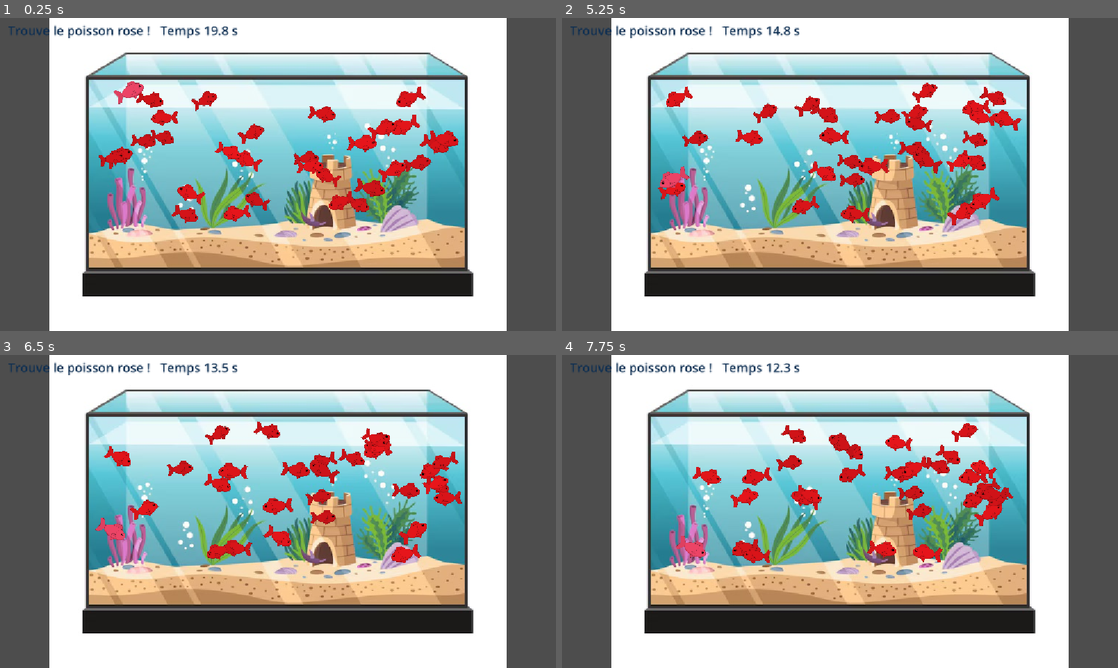
Above: before the commit, frames 1-4 (two rows, left to right).
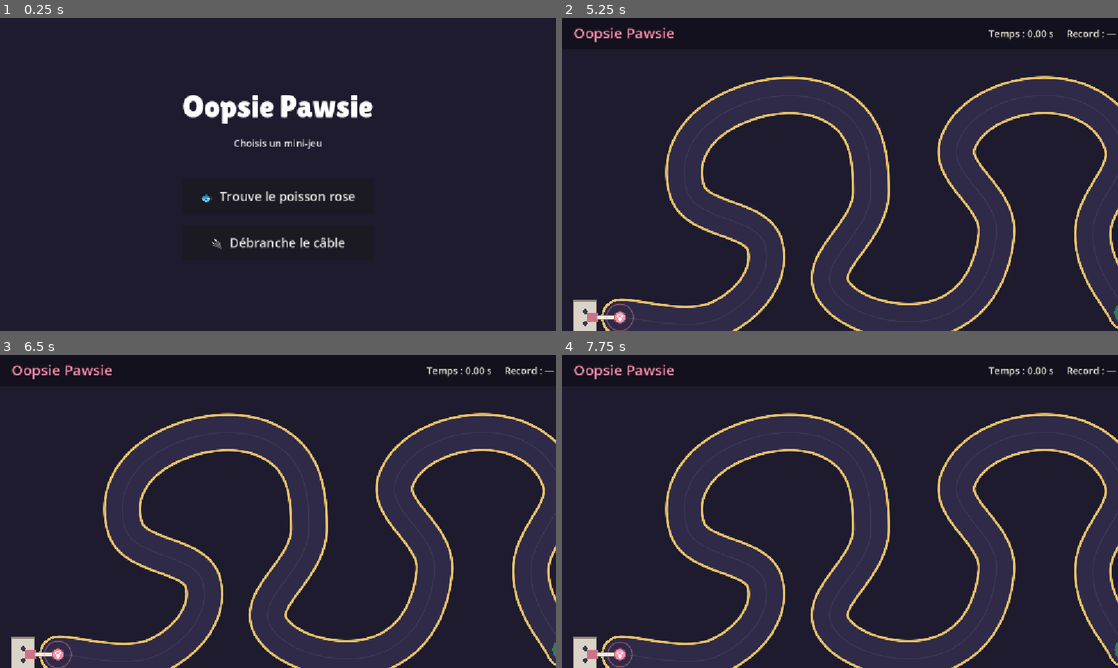
Above: after the commit, the same moments.

Repository: Tominouu/Oopsie_Pawsie
Game: Godot game, scene res://scenes/menu.tscn
The game is run twice, just before and just after one commit, with the same random seed, the same clock (stepped at 60 frames per second) and the same inputs. Before the commit the project starts from res://scenes/mini_games/scene_aquarium.tscn.
Inputs (mouse positions are in pixels of both pictures, inside the frame that each line leads up to):
- Up to frame 1 (0.25 s): no input
- Up to frame 2 (5.25 s): click (840, 196) at 0.5 s, where only the run after the commit has a clickable "🐟 Trouve le poisson rose"; tap Enter at 1.25 s; move the mouse to (962, 158) at 1.27 s; tap R at 1.35, 2.85, 4.35 s; click (962, 158) at 1.42 s; drag from (728, 190) to (812, 237) at 2.02 s; move the mouse to (895, 105) at 2.77 s; click (895, 105) at 2.92 s; drag from (812, 237) to (673, 127) at 3.52 s; move the mouse to (1006, 221) at 4.27 s; click (1006, 221) at 4.42 s; tap Escape at 4.9 s; click (840, 243) at 5 s, where only the run after the commit has a clickable "🔌 Débranche le câble"
- Up to frame 3 (6.5 s): drag from (111, 464) to (194, 433) at 5.77 s
- Up to frame 4 (7.75 s): move the mouse to (867, 511) at 6.52 s; tap R at 6.6 s; click (867, 511) at 6.67 s; drag from (756, 433) to (728, 527) at 7.27 s

The runs differ from the first frame. In frame 1, 94% of the frame differs, in the area x 0-100%, y 0-100%; in frame 2, 96%; in frame 3, 96%; in frame 4, 96%.

Commit message:
os games

Diff:
--- a/project.godot
+++ b/project.godot
@@ -11,7 +11,7 @@
 [application]
 
 config/name="Oopsie Pawsie"
-run/main_scene="res://scenes/mini_games/scene_aquarium.tscn"
+run/main_scene="res://scenes/menu.tscn"
 config/features=PackedStringArray("4.7", "GL Compatibility")
 config/icon="res://assets/sprites/icon.svg"
 
--- a/scenes/menu.tscn
+++ b/scenes/menu.tscn
@@ -1,3 +1,66 @@
 [gd_scene format=3 uid="uid://b6qussvjka7pf"]
 
-[node name="Menu" type="Node2D" unique_id=1043791573]
+[ext_resource type="Script" path="res://scripts/menu.gd" id="1_menu"]
+[ext_resource type="FontFile" uid="uid://bomqypw1v7kgc" path="res://assets/fonts/LilitaOne-Regular.ttf" id="2_font"]
+
+[node name="Menu" type="Control"]
+layout_mode = 1
+anchors_preset = 15
+anchor_right = 1.0
+anchor_bottom = 1.0
+grow_horizontal = 2
+grow_vertical = 2
+script = ExtResource("1_menu")
+
+[node name="Background" type="ColorRect" parent="."]
+layout_mode = 1
+anchors_preset = 15
+anchor_right = 1.0
+anchor_bottom = 1.0
+grow_horizontal = 2
+grow_vertical = 2
+color = Color(0.1176471, 0.1058824, 0.1803922, 1)
+
+[node name="CenterContainer" type="CenterContainer" parent="."]
+layout_mode = 1
+anchors_preset = 15
+anchor_right = 1.0
+anchor_bottom = 1.0
+grow_horizontal = 2
+grow_vertical = 2
+
+[node name="VBoxContainer" type="VBoxContainer" parent="CenterContainer"]
+layout_mode = 2
+theme_override_constants/separation = 24
+alignment = 1
+
+[node name="Title" type="Label" parent="CenterContainer/VBoxContainer"]
+layout_mode = 2
+theme_override_fonts/font = ExtResource("2_font")
+theme_override_font_sizes/font_size = 64
+theme_override_colors/font_color = Color(1, 1, 1, 1)
+text = "Oopsie Pawsie"
+horizontal_alignment = 1
+
+[node name="Subtitle" type="Label" parent="CenterContainer/VBoxContainer"]
+layout_mode = 2
+theme_override_font_sizes/font_size = 20
+theme_override_colors/font_color = Color(0.85, 0.85, 0.85, 1)
+text = "Choisis un mini-jeu"
+horizontal_alignment = 1
+
+[node name="Spacer" type="Control" parent="CenterContainer/VBoxContainer"]
+custom_minimum_size = Vector2(0, 12)
+layout_mode = 2
+
+[node name="AquariumButton" type="Button" parent="CenterContainer/VBoxContainer"]
+custom_minimum_size = Vector2(360, 72)
+layout_mode = 2
+theme_override_font_sizes/font_size = 26
+text = "🐟  Trouve le poisson rose"
+
+[node name="CableButton" type="Button" parent="CenterContainer/VBoxContainer"]
+custom_minimum_size = Vector2(360, 72)
+layout_mode = 2
+theme_override_font_sizes/font_size = 26
+text = "🔌  Débranche le câble"
--- /dev/null
+++ b/scenes/mini_games/cable.tscn
@@ -0,0 +1,8 @@
+[gd_scene format=3]
+
+[ext_resource type="Script" path="res://scripts/mini_games/cable.gd" id="1_main"]
+
+[node name="Cable" type="Node2D"]
+script = ExtResource("1_main")
+
+[node name="Audio" type="AudioStreamPlayer" parent="."]
--- /dev/null
+++ b/scripts/menu.gd
@@ -0,0 +1,16 @@
+extends Control
+
+const GAMES := {
+	"AquariumButton": "res://scenes/mini_games/scene_aquarium.tscn",
+	"CableButton": "res://scenes/mini_games/cable.tscn",
+}
+
+
+func _ready() -> void:
+	for button_name in GAMES:
+		var button: Button = $CenterContainer/VBoxContainer.get_node(button_name)
+		button.pressed.connect(_on_game_button_pressed.bind(GAMES[button_name]))
+
+
+func _on_game_button_pressed(scene_path: String) -> void:
+	get_tree().change_scene_to_file(scene_path)
--- /dev/null
+++ b/scripts/mini_games/cable.gd
@@ -0,0 +1,354 @@
+extends Node2D
+## Oopsie Pawsie — mini-jeu façon Docteur Maboule.
+## Maintenir CLIC GAUCHE sur la patte-prise, la guider dans le couloir sans toucher
+## les bords. Arriver au bout débranche le câble : c'est gagné.
+
+enum State { IDLE, DRAGGING, LOST, WON }
+
+const SCREEN := Vector2(1280, 720)
+const HALF_WIDTH := 34.0    # demi-largeur du couloir
+const PLUG_RADIUS := 11.0   # rayon de contact de la prise (= taille dessinée)
+const GRAB_RADIUS := 30.0   # tolérance pour attraper la prise
+const END_RADIUS := 24.0
+const TRAIL_STEP := 8.0     # distance entre deux points du câble
+const SAMPLE_STEP := 3.0    # pas de vérification entre deux positions de souris
+const MIX_RATE := 22050.0
+
+# Points de passage du parcours (lissés ensuite en courbe).
+const PATH_POINTS := [
+	Vector2(120, 620), Vector2(330, 620), Vector2(420, 470), Vector2(260, 360),
+	Vector2(330, 200), Vector2(560, 180), Vector2(640, 360), Vector2(560, 560),
+	Vector2(780, 620), Vector2(900, 450), Vector2(820, 260), Vector2(1000, 160),
+	Vector2(1160, 260), Vector2(1100, 450), Vector2(1170, 610),
+]
+const SOCKET_POS := Vector2(48, 620)
+
+const COL_BG := Color("1e1b2e")
+const COL_TRACK := Color("2f2a47")
+const COL_GUIDE := Color(1, 1, 1, 0.07)
+const COL_WALL := Color("e9c46a")
+const COL_WALL_HIT := Color("ff4d4d")
+const COL_PLUG := Color("ff8fab")
+const COL_CABLE := Color("f4f1de")
+const COL_CABLE_DEAD := Color("6c6783")
+const COL_GOAL := Color("57cc99")
+const COL_TEXT := Color("f4f1de")
+
+var _state := State.IDLE
+var _track := PackedVector2Array()
+var _end_pos := Vector2.ZERO
+var _plug_pos := Vector2.ZERO
+var _trail := PackedVector2Array()
+var _fails := 0
+var _elapsed := 0.0
+var _best := INF
+var _message := ""
+var _time := 0.0
+var _shake := 0.0
+var _flash := 0.0
+var _sparks: Array[Dictionary] = []
+
+var _playback: AudioStreamGeneratorPlayback
+var _sound := PackedVector2Array()
+var _sound_idx := 0
+
+@onready var _audio: AudioStreamPlayer = $Audio
+
+
+func _ready() -> void:
+	_build_track()
+	_setup_audio()
+	_reset()
+
+
+func _build_track() -> void:
+	var curve := Curve2D.new()
+	curve.bake_interval = 6.0
+	var n := PATH_POINTS.size()
+	for i in n:
+		var p: Vector2 = PATH_POINTS[i]
+		var prev: Vector2 = PATH_POINTS[maxi(i - 1, 0)]
+		var next: Vector2 = PATH_POINTS[mini(i + 1, n - 1)]
+		var tangent := (next - prev) * 0.22
+		curve.add_point(p, -tangent, tangent)
+	_track = curve.get_baked_points()
+	_end_pos = _track[_track.size() - 1]
+
+
+func _reset() -> void:
+	_state = State.IDLE
+	_plug_pos = _track[0]
+	_trail = PackedVector2Array([_plug_pos])
+	_elapsed = 0.0
+	_message = ""
+
+
+# --- Entrées -----------------------------------------------------------------
+
+func _unhandled_input(event: InputEvent) -> void:
+	if event is InputEventKey and event.pressed and (event as InputEventKey).keycode == KEY_ESCAPE:
+		get_tree().change_scene_to_file("res://scenes/menu.tscn")
+		return
+
+	var mouse := get_local_mouse_position()
+	if event is InputEventMouseButton:
+		var mb := event as InputEventMouseButton
+		if not mb.pressed:
+			if mb.button_index == MOUSE_BUTTON_LEFT and _state == State.DRAGGING:
+				_lose("Tu as lâché le câble !")
+			return
+		match _state:
+			State.IDLE:
+				if mb.button_index == MOUSE_BUTTON_LEFT and mouse.distance_to(_plug_pos) <= GRAB_RADIUS:
+					_state = State.DRAGGING
+					_play(_synth(500.0, 900.0, 0.07, false, 0.25))
+			State.LOST, State.WON:
+				_reset()
+	elif event is InputEventMouseMotion and _state == State.DRAGGING:
+		_move_plug(mouse)
+	elif event is InputEventKey and event.pressed and (event as InputEventKey).keycode == KEY_R:
+		_reset()
+
+
+func _notification(what: int) -> void:
+	if _state != State.DRAGGING:
+		return
+	if what == NOTIFICATION_WM_MOUSE_EXIT or what == NOTIFICATION_APPLICATION_FOCUS_OUT:
+		_lose("Tu es sorti de la fenêtre !")
+
+
+## Avance la prise vers la souris par petits pas : un geste rapide ne peut pas
+## « sauter » par-dessus un bord.
+func _move_plug(target: Vector2) -> void:
+	var from := _plug_pos
+	var steps := maxi(1, ceili(from.distance_to(target) / SAMPLE_STEP))
+	for s in range(1, steps + 1):
+		var p := from.lerp(target, float(s) / steps)
+		_plug_pos = p
+		if _distance_to_track(p) + PLUG_RADIUS > HALF_WIDTH:
+			_lose("BZZZT ! Tu as touché le bord.")
+			return
+		if p.distance_to(_trail[_trail.size() - 1]) >= TRAIL_STEP:
+			_trail.append(p)
+		if p.distance_to(_end_pos) <= END_RADIUS:
+			_win()
+			return
+
+
+func _distance_to_track(p: Vector2) -> float:
+	var best := INF
+	for i in _track.size() - 1:
+		var c := Geometry2D.get_closest_point_to_segment(p, _track[i], _track[i + 1])
+		best = minf(best, p.distance_squared_to(c))
+	return sqrt(best)
+
+
+func _lose(reason: String) -> void:
+	_state = State.LOST
+	_fails += 1
+	_message = reason
+	_shake = 1.0
+	_flash = 1.0
+	_spawn_sparks(_plug_pos, COL_WALL_HIT, 24)
+	_play(_synth(115.0, 95.0, 0.5, true, 0.18))
+
+
+func _win() -> void:
+	_state = State.WON
+	_plug_pos = _end_pos
+	_best = minf(_best, _elapsed)
+	_message = "Câble débranché en %.2f s" % _elapsed
+	_spawn_sparks(SOCKET_POS + Vector2(14, 0), COL_WALL, 30)
+	_spawn_sparks(_end_pos, COL_GOAL, 30)
+	var jingle := PackedVector2Array()
+	for f in [523.0, 659.0, 784.0, 1047.0]:
+		jingle.append_array(_synth(f, f, 0.11, false, 0.25))
+	_play(jingle)
+
+
+# --- Boucle ------------------------------------------------------------------
+
+func _process(delta: float) -> void:
+	_time += delta
+	if _state == State.DRAGGING:
+		_elapsed += delta
+	_shake = maxf(0.0, _shake - delta * 2.5)
+	_flash = maxf(0.0, _flash - delta * 3.0)
+	for sp in _sparks:
+		var vel: Vector2 = sp.vel
+		sp.pos += vel * delta
+		sp.vel = vel * 0.92 + Vector2(0, 400.0 * delta)
+		sp.life -= delta
+	_sparks = _sparks.filter(func(sp: Dictionary) -> bool: return sp.life > 0.0)
+	_feed_audio()
+	queue_redraw()
+
+
+func _spawn_sparks(at: Vector2, color: Color, count: int) -> void:
+	for i in count:
+		var dir := Vector2.RIGHT.rotated(randf() * TAU)
+		_sparks.append({
+			"pos": at, "vel": dir * randf_range(120.0, 420.0),
+			"life": randf_range(0.3, 0.7), "color": color,
+		})
+
+
+# --- Dessin ------------------------------------------------------------------
+
+func _draw() -> void:
+	var shake := Vector2(randf_range(-1, 1), randf_range(-1, 1)) * 12.0 * _shake
+	draw_set_transform(shake)
+	draw_rect(Rect2(-Vector2(40, 40), SCREEN + Vector2(80, 80)), COL_BG)
+
+	# Couloir : bordure métallique puis piste.
+	var wall := COL_WALL.lerp(COL_WALL_HIT, _flash)
+	if _state == State.LOST:
+		wall = COL_WALL_HIT
+	_draw_thick(_track, HALF_WIDTH + 5.0, wall)
+	_draw_thick(_track, HALF_WIDTH, COL_TRACK)
+	draw_polyline(_track, COL_GUIDE, 2.0, true)
+
+	# Arrivée.
+	var pulse := 1.0 + 0.08 * sin(_time * 5.0)
+	draw_circle(_end_pos, END_RADIUS * pulse, COL_GOAL.darkened(0.4))
+	draw_circle(_end_pos, END_RADIUS * 0.7 * pulse, COL_GOAL)
+	_text("FIN", _end_pos + Vector2(-40, 7), 80, 18, COL_BG)
+
+	_draw_socket()
+	_draw_cable()
+	_draw_plug()
+
+	for sp in _sparks:
+		var c: Color = sp.color
+		c.a = clampf(sp.life * 2.0, 0.0, 1.0)
+		draw_line(sp.pos, sp.pos - sp.vel * 0.03, c, 3.0)
+
+	draw_set_transform(Vector2.ZERO)
+	if _flash > 0.0:
+		draw_rect(Rect2(Vector2.ZERO, SCREEN), Color(1, 0.2, 0.2, 0.25 * _flash))
+	_draw_hud()
+
+
+func _draw_thick(points: PackedVector2Array, radius: float, color: Color) -> void:
+	draw_polyline(points, color, radius * 2.0, true)
+	draw_circle(points[0], radius, color)
+	draw_circle(points[points.size() - 1], radius, color)
+
+
+func _draw_socket() -> void:
+	var rect := Rect2(SOCKET_POS - Vector2(24, 34), Vector2(48, 68))
+	draw_rect(rect, Color("d9d4c7"))
+	draw_rect(rect, Color("8d8778"), false, 3.0)
+	for dy in [-12.0, 12.0]:
+		draw_circle(SOCKET_POS + Vector2(0, dy), 5.0, Color("3a3646"))
+	if _state != State.WON:
+		# Fiche branchée dans la prise murale.
+		draw_rect(Rect2(SOCKET_POS + Vector2(4, -10), Vector2(22, 20)), COL_PLUG.darkened(0.2))
+
+
+func _draw_cable() -> void:
+	var pts := PackedVector2Array()
+	if _state == State.WON:
+		# Débranché : le câble pend mollement côté prise murale.
+		pts.append(SOCKET_POS + Vector2(60, 40))
+	else:
+		pts.append(SOCKET_POS + Vector2(26, 0))
+	pts.append_array(_trail)
+	pts.append(_plug_pos)
+	var col := COL_CABLE_DEAD if _state == State.WON else COL_CABLE
+	draw_polyline(pts, col.darkened(0.5), 8.0, true)
+	draw_polyline(pts, col, 5.0, true)
+
+
+func _draw_plug() -> void:
+	var r := PLUG_RADIUS
+	if _state == State.IDLE:
+		var hover := get_local_mouse_position().distance_to(_plug_pos) <= GRAB_RADIUS
+		var halo := 0.5 + 0.5 * sin(_time * 6.0)
+		draw_arc(_plug_pos, GRAB_RADIUS - 6.0 + halo * 4.0, 0, TAU, 32,
+				Color(COL_PLUG, 0.9 if hover else 0.4), 2.0, true)
+	draw_circle(_plug_pos, r + 2.0, COL_PLUG.darkened(0.45))
+	draw_circle(_plug_pos, r, COL_PLUG)
+	# Empreinte de patte.
+	var s := r / 16.0
+	var paw := Color.WHITE
+	draw_circle(_plug_pos + Vector2(0, 4) * s, 6.0 * s, paw)
+	for off in [Vector2(-7, -4), Vector2(-2.5, -9), Vector2(2.5, -9), Vector2(7, -4)]:
+		draw_circle(_plug_pos + off * s, 2.6 * s, paw)
+
+
+func _draw_hud() -> void:
+	draw_rect(Rect2(0, 0, SCREEN.x, 64), Color(0, 0, 0, 0.35))
+	_text("Oopsie Pawsie", Vector2(24, 42), 400, 30, COL_PLUG, HORIZONTAL_ALIGNMENT_LEFT)
+	var best := "—" if _best == INF else "%.2f s" % _best
+	var stats := "Temps : %.2f s     Record : %s     Ratés : %d" % [_elapsed, best, _fails]
+	_text(stats, Vector2(SCREEN.x - 624, 40), 600, 20, COL_TEXT, HORIZONTAL_ALIGNMENT_RIGHT)
+
+	match _state:
+		State.IDLE:
+			_text("Maintiens CLIC GAUCHE sur la patte et guide le câble jusqu'à la FIN sans toucher les bords   ·   Échap : menu",
+					Vector2(0, SCREEN.y - 22), SCREEN.x, 18, COL_TEXT)
+		State.LOST:
+			_banner("OOPSIE !", _message, COL_WALL_HIT, "Clic pour réessayer  ·  R pour recommencer  ·  Échap : menu")
+		State.WON:
+			_banner("PAWSOME !", _message, COL_GOAL, "Clic pour rejouer  ·  Échap : menu")
+
+
+func _banner(title: String, sub: String, color: Color, hint: String) -> void:
+	var rect := Rect2(SCREEN.x / 2 - 300, SCREEN.y / 2 - 100, 600, 200)
+	draw_rect(rect, Color(0, 0, 0, 0.75))
+	draw_rect(rect, color, false, 4.0)
+	_text(title, rect.position + Vector2(0, 70), rect.size.x, 52, color)
+	_text(sub, rect.position + Vector2(0, 118), rect.size.x, 22, COL_TEXT)
+	_text(hint, rect.position + Vector2(0, 168), rect.size.x, 16, Color(COL_TEXT, 0.7))
+
+
+func _text(s: String, pos: Vector2, width: float, size: int, color: Color,
+		align := HORIZONTAL_ALIGNMENT_CENTER) -> void:
+	draw_string(ThemeDB.fallback_font, pos, s, align, width, size, color)
+
+
+# --- Son (généré, aucun fichier audio) ----------------------------------------
+
+func _setup_audio() -> void:
+	var gen := AudioStreamGenerator.new()
+	gen.mix_rate = MIX_RATE
+	gen.buffer_length = 0.2
+	_audio.stream = gen
+	_audio.play()
+	_playback = _audio.get_stream_playback()
+
+
+func _synth(f0: float, f1: float, dur: float, square: bool, vol: float) -> PackedVector2Array:
+	var n := int(dur * MIX_RATE)
+	var out := PackedVector2Array()
+	out.resize(n)
+	var phase := 0.0
+	for i in n:
+		var k := float(i) / n
+		phase += lerpf(f0, f1, k) / MIX_RATE
+		var v := sin(phase * TAU)
+		if square:
+			v = signf(v)
+		var env := minf(1.0, (1.0 - k) * 10.0) * minf(1.0, k * 200.0)
+		out[i] = Vector2.ONE * (v * vol * env)
+	return out
+
+
+func _play(samples: PackedVector2Array) -> void:
+	_sound = samples
+	_sound_idx = 0
+
+
+func _feed_audio() -> void:
+	if _playback == null:
+		return
+	var frames := _playback.get_frames_available()
+	var take := mini(frames, _sound.size() - _sound_idx)
+	if take > 0:
+		_playback.push_buffer(_sound.slice(_sound_idx, _sound_idx + take))
+		_sound_idx += take
+		frames -= take
+	# Silence pour garder le flux alimenté.
+	for i in frames:
+		_playback.push_frame(Vector2.ZERO)
--- a/scripts/mini_games/scene_aquarium.gd
+++ b/scripts/mini_games/scene_aquarium.gd
@@ -123,7 +123,7 @@
 	if finished:
 		return
 	time_left = maxf(time_left - delta, 0.0)
-	info_label.text = "Trouve le poisson rose !   Temps %.1f s" % time_left
+	info_label.text = "Trouve le poisson rose !   Temps %.1f s   ·   Échap : menu" % time_left
 	if time_left <= 0.0:
 		finish(false, "Temps écoulé !")
 
@@ -144,13 +144,16 @@
 func show_result(won: bool, reason: String) -> void:
 	title_label.text = "RÉUSSITE !" if won else "ÉCHEC"
 	title_label.add_theme_color_override("font_color", WIN_COLOR if won else LOSE_COLOR)
-	sub_label.text = reason
+	sub_label.text = reason + "   ·   Échap : menu"
 	overlay.modulate.a = 0.0
 	overlay.visible = true
 	create_tween().tween_property(overlay, "modulate:a", 1.0, 0.4)
 
 
 func _unhandled_input(event: InputEvent) -> void:
+	if event is InputEventKey and event.pressed and (event as InputEventKey).keycode == KEY_ESCAPE:
+		get_tree().change_scene_to_file("res://scenes/menu.tscn")
+		return
 	if finished:
 		return
 	if not (event is InputEventMouseButton and event.pressed and event.button_index == MOUSE_BUTTON_LEFT):
Not shown, added: scripts/menu.gd.uid
Not shown, added: scripts/mini_games/cable.gd.uid
